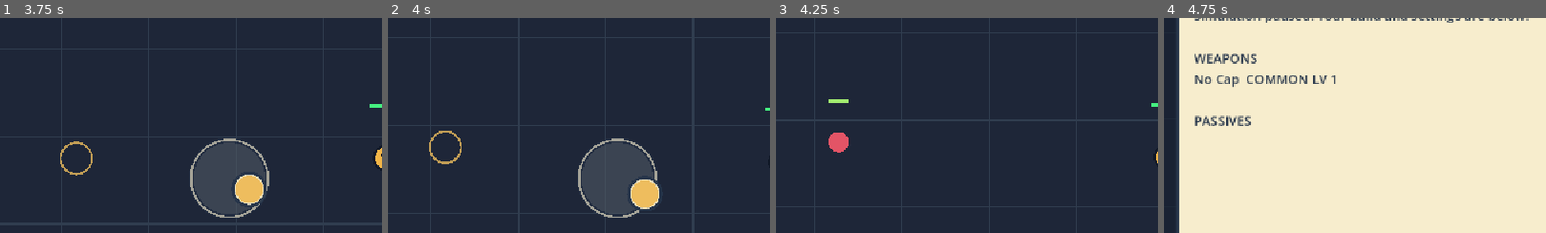
Above: before the commit, frames 1-4 (left to right).
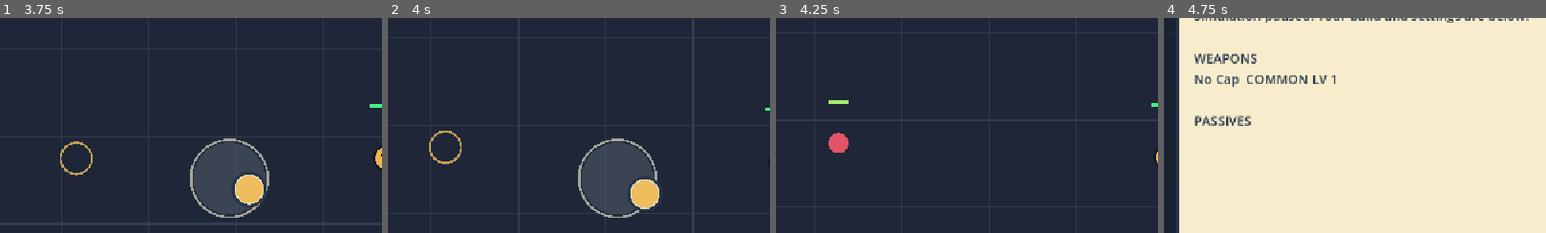
Above: after the commit, the same moments.

Repository: pedro-ai-coder/aura-farmer-godot
Game: Godot game, scene res://scenes/main.tscn
Two runs of this game, one before a commit and one after it. Both use one fixed random seed, a clock stepped at 60 frames per second and the inputs below.
Inputs (mouse positions are % of the whole screen's width and height, from its top left):
- Up to frame 1 (3.75 s): click "PLAY RUIN ALLEY" at 0.5 s; click "PAUSE [P]" at 1.25 s; click "RESUME [P]" at 2 s; move the mouse to (72, 45) at 2.77 s; hold Right (ui_right) 2.78-3.5 s; tap M at 2.85 s; click (72, 45) at 2.92 s; drag from (30, 55) to (45, 70) at 3.52 s
- Up to frame 2 (4 s): no input
- Up to frame 3 (4.25 s): no input
- Up to frame 4 (4.75 s): move the mouse to (60, 28) at 4.27 s; hold Right (ui_right) from 4.28 s (still down); tap P at 4.35 s
The pictures show only the part of the screen within x 0-50%, y 18-68%; the shares and areas given below are measured in that part.

Frames 1-2 are identical in both runs. In frame 3, less than 0.1% of the frame differs, in the area x 13-19%, y 37-63%; in frame 4, nothing differs.

Commit message:
Fix reproduced cover navigation and distant pickup scans

Diff:
--- /dev/null
+++ b/scripts/enemy_navigation.gd
@@ -0,0 +1,62 @@
+extends RefCounted
+
+## Deterministic steering around the two approved static covers.
+## Movement still uses the original foot-level collision solver. No RNG/timers.
+const World = preload("res://scripts/solo_world_rules.gd")
+const ARC_STEP := PI/8.0
+
+static func _blocked_cover(position: Vector2, target: Vector2, radius: float) -> int:
+    var chosen := -1
+    var nearest := INF
+    for index in range(World.COVERS.size()):
+        var cover: Dictionary = World.COVERS[index]
+        var center: Vector2 = cover["pos"]
+        var clearance := float(cover["radius"])+radius+0.5
+        var closest := Geometry2D.get_closest_point_to_segment(center,position,target)
+        if center.distance_squared_to(closest) >= clearance*clearance: continue
+        var distance := position.distance_squared_to(closest)
+        if distance < nearest:
+            chosen = index
+            nearest = distance
+    return chosen
+
+static func move(position: Vector2, target: Vector2, distance: float, radius: float, state: Dictionary) -> Vector2:
+    if distance <= 0.0: return position
+    var heading := target-position
+    if heading.length_squared() < 0.000001: return position
+    var blocked := _blocked_cover(position,target,radius)
+    var waypoint := target
+    if blocked >= 0:
+        var center: Vector2 = World.COVERS[blocked]["pos"]
+        # Margin and a short arc keep the chord outside the expanded collider,
+        # including the initial approach from just outside its actual boundary.
+        var ring := (float(World.COVERS[blocked]["radius"])+radius+1.0)/cos(ARC_STEP)+0.5
+        var angle := (position-center).angle()
+        if int(state.get("navigation_cover",-1)) != blocked:
+            var clockwise := center+Vector2.from_angle(angle+ARC_STEP)*ring
+            var counter := center+Vector2.from_angle(angle-ARC_STEP)*ring
+            state["navigation_side"] = 1.0 if clockwise.distance_squared_to(target) <= counter.distance_squared_to(target) else -1.0
+            state["navigation_cover"] = blocked
+            state.erase("navigation_waypoint")
+        if not state.has("navigation_waypoint") or position.distance_to(state["navigation_waypoint"]) < 0.05:
+            state["navigation_waypoint"] = center+Vector2.from_angle(angle+ARC_STEP*float(state["navigation_side"]))*ring
+        waypoint = state["navigation_waypoint"]
+    else:
+        state.erase("navigation_cover")
+        state.erase("navigation_waypoint")
+    var desired := waypoint-position
+    var step := desired.normalized()*minf(distance,desired.length())
+    var result := World.move(position,step,radius)
+    if result.distance_to(position) >= distance*0.2: return result
+    # At floor edges try both sides. Commit the better side for ties rather
+    # than repeating a known blocked perpendicular step forever.
+    var side: float = state.get("navigation_edge_side",1.0)
+    var perpendicular := Vector2(-heading.y,heading.x).normalized()*distance
+    var first := World.move(position,perpendicular*side,radius)
+    var second := World.move(position,-perpendicular*side,radius)
+    var first_travel := first.distance_to(position)
+    var second_travel := second.distance_to(position)
+    if second_travel > first_travel+0.01:
+        state["navigation_edge_side"] = -side
+        return second
+    return first if first_travel > result.distance_to(position) else result
--- a/scripts/solo_run.gd
+++ b/scripts/solo_run.gd
@@ -1,5 +1,6 @@
 extends Node2D
 
+const EnemyNavigationScript = preload("res://scripts/enemy_navigation.gd")
 const HeroAnimationScript = preload("res://scripts/hero_animation.gd")
 const WebPlatformScript = preload("res://scripts/web_platform.gd")
 const ArcadePresentationScript = preload("res://scripts/arcade_presentation.gd")
@@ -975,11 +976,14 @@
         if run_time >= float(enemy.get("recover_from", INF)) and run_time < float(enemy.get("recover_until", 0.0)):
             speed = 0.0
         if distance > float(enemy["radius"]) + 19.0:
-            var step: Vector2 = direction * speed * dt
-            var destination: Vector2 = SoloWorldRulesScript.move(pos, step, float(enemy["radius"]))
-            if speed > 0.0 and destination.distance_to(pos) < speed * dt * 0.2:
-                var sidestep := Vector2(-direction.y, direction.x) * speed * dt
-                destination = SoloWorldRulesScript.move(pos, sidestep, float(enemy["radius"]))
+            var destination: Vector2
+            if enemy["phase"] == "charging":
+                # Committed charges retain their locked direction; steering
+                # must never turn a telegraphed charge around an obstacle.
+                destination = SoloWorldRulesScript.move(pos,direction*speed*dt,float(enemy["radius"]))
+            else:
+                var goal := player_pos if direction.dot(to_player) >= 0.0 else pos+direction*120.0
+                destination = EnemyNavigationScript.move(pos,goal,speed*dt,float(enemy["radius"]),enemy)
             enemy["pos"] = destination
             var travelled := destination.distance_to(pos)
             enemy["anim_moving"] = travelled > 0.001
@@ -1426,7 +1430,8 @@
 func _collect_drops() -> void:
     for drop: Dictionary in pickups.duplicate():
         # A previous magnet can consume crystals still present in this snapshot.
-        if not pickups.has(drop) or player_pos.distance_to(drop["pos"]) >= RecoveryRulesScript.pickup_radius(drop["kind"]): continue
+        if player_pos.distance_to(drop["pos"]) >= RecoveryRulesScript.pickup_radius(drop["kind"]): continue
+        if not pickups.has(drop): continue
         pickups.erase(drop)
         if drop["kind"] == "snack":
             recovery_counts["snacks_collected"] = int(recovery_counts.get("snacks_collected",0)) + 1
--- /dev/null
+++ b/tests/review_navigation_sweep.gd
@@ -0,0 +1,32 @@
+extends SceneTree
+const Navigation = preload("res://scripts/enemy_navigation.gd")
+const World = preload("res://scripts/solo_world_rules.gd")
+func _initialize() -> void: call_deferred("_scan")
+func _scan() -> void:
+    var failures: Array[Dictionary] = []
+    var tested := 0
+    for radius in [12.0,15.0,21.0,38.0]:
+        for center: Vector2 in [Vector2(600,550),Vector2(940,680)]:
+            for side in range(16):
+                var start: Vector2 = center+Vector2.from_angle(side*TAU/16)*(30+radius+1)
+                for target_side in range(16):
+                    var target := center+Vector2.from_angle(target_side*TAU/16)*180
+                    if not World.walkable(start,radius) or not World.walkable(target,16): continue
+                    tested += 1
+                    var position: Vector2 = start
+                    var state: Dictionary = {}
+                    var last: Vector2 = start
+                    var window_travel := 0.0
+                    for step in range(720):
+                        if position.distance_to(target) <= radius+19: break
+                        var destination := Navigation.move(position,target,1.25,radius,state)
+                        window_travel += destination.distance_to(position)
+                        position = destination
+                        if step%120 == 119:
+                            if position.distance_to(last) < 2 and position.distance_to(target)>radius+19:
+                                if failures.size()<8: failures.append({"radius":radius,"start":[start.x,start.y],"target":[target.x,target.y],"stuck":[position.x,position.y],"active_seconds":(step+1)/60.0,"travel_in_2s":window_travel})
+                                break
+                            last = position
+                            window_travel = 0.0
+    print("NAVIGATION SWEEP ",JSON.stringify({"tested":tested,"reproductions":failures}))
+    quit(0 if failures.is_empty() else 1)
--- /dev/null
+++ b/tests/review_simulation_profile.gd
@@ -0,0 +1,109 @@
+extends SceneTree
+
+## Controlled full-simulation CPU workload; never a balance or rendered-FPS claim.
+class ProfileRun extends "res://scripts/solo_run.gd":
+    var timings: Dictionary = {}
+    func _load_profile() -> void: profile = ProfileStoreScript.defaults()
+    func _save_profile() -> void: pass
+    func _deal_damage_to_player(_amount: float, _source: Dictionary = {}, _contact: bool = false, _hazard: bool = false) -> void: pass
+    func _gain_xp(_amount: float) -> void: pass
+    func _advance(dt: float) -> void:
+        var start := Time.get_ticks_usec()
+        super._advance(dt)
+        timings["simulation_us"] = int(timings.get("simulation_us",0))+Time.get_ticks_usec()-start
+    func _step_enemies(dt: float) -> void:
+        var start := Time.get_ticks_usec()
+        super._step_enemies(dt)
+        timings["enemy_ai_us"] = Time.get_ticks_usec()-start
+    func _step_player_shots(dt: float) -> void:
+        var start := Time.get_ticks_usec()
+        super._step_player_shots(dt)
+        timings["projectiles_us"] = Time.get_ticks_usec()-start
+    func _step_weapon_areas() -> void:
+        var start := Time.get_ticks_usec()
+        super._step_weapon_areas()
+        timings["weapon_areas_us"] = int(timings.get("weapon_areas_us",0))+Time.get_ticks_usec()-start
+    func _collect_drops() -> void:
+        var start := Time.get_ticks_usec()
+        super._collect_drops()
+        timings["pickups_us"] = Time.get_ticks_usec()-start
+    func _draw() -> void:
+        var start := Time.get_ticks_usec()
+        super._draw()
+        timings["draw_submission_us"] = Time.get_ticks_usec()-start
+
+func _initialize() -> void: call_deferred("_measure")
+func summary(values: Array) -> Dictionary:
+    var ordered := values.duplicate()
+    ordered.sort()
+    var total := 0.0
+    for value in ordered: total += float(value)
+    return {"mean_us":total/ordered.size(),"p50_us":ordered[int(ordered.size()*0.5)],"p95_us":ordered[int(ordered.size()*0.95)],"p99_us":ordered[int(ordered.size()*0.99)]}
+func _measure() -> void:
+    root.size = Vector2i(1280,720)
+    var rendered := DisplayServer.get_name() != "headless"
+    var game := ProfileRun.new()
+    root.add_child(game)
+    game.set_process(false)
+    var results: Array = []
+    for fixture in [[30,15],[100,50],[300,150]]:
+        game.start_run(0)
+        game.spawn_timer = INF
+        game.event_index = 4
+        for i in range(fixture[0]):
+            var angle := i*2.399963
+            game._spawn_enemy(["npc","hater","reply-goblin","beta"][i%4],{"pos":Vector2(750,610)+Vector2(cos(angle)*330,sin(angle)*190)*(0.3+0.7*sqrt(float(i)/fixture[0]))})
+            game.enemies.back()["hp"] = 1e9
+            game.enemies.back()["max"] = 1e9
+        for i in range(200): game.pickups.append({"kind":"aura","xp":5.0,"pos":Vector2(900+i%20*3,750+i/20*3)})
+        var samples: Dictionary = {}
+        var long_frames := 0
+        var rendered_long_frames := 0
+        var cold_draw_max := 0
+        var cold_frame_max := 0
+        var counts: Dictionary = {"enemies":[],"projectiles":[],"effects":[],"pickups":[],"player_projectiles":[],"hostile_projectiles":[]}
+        var previous := Time.get_ticks_usec()
+        for frame in range(240):
+            while game.player_shots.size() < int(fixture[1]): game._queue_player_shot("ratio-blaster",Vector2.from_angle(game.player_shots.size()*2.4+game.run_time),0.01,500,1)
+            game.touch_direction = Vector2.from_angle(game.run_time*0.3)
+            game.timings.clear()
+            var start := Time.get_ticks_usec()
+            game._process(1.0/60.0)
+            game.timings["process_cpu_us"] = Time.get_ticks_usec()-start
+            var refill_start := Time.get_ticks_usec()
+            while game.player_shots.size() < int(fixture[1]): game._queue_player_shot("ratio-blaster",Vector2.from_angle(game.player_shots.size()*2.4+game.run_time),0.01,500,1)
+            game.timings["fixture_refill_us"] = Time.get_ticks_usec()-refill_start
+            if rendered:
+                await process_frame
+                await RenderingServer.frame_post_draw
+                var now := Time.get_ticks_usec()
+                game.timings["frame_interval_us"] = now-previous
+                previous = now
+            if frame < 40:
+                cold_draw_max = maxi(cold_draw_max,int(game.timings.get("draw_submission_us",0)))
+                cold_frame_max = maxi(cold_frame_max,int(game.timings.get("frame_interval_us",0)))
+            if frame >= 40:
+                counts["enemies"].append(game.enemies.size())
+                counts["player_projectiles"].append(game.player_shots.size())
+                counts["hostile_projectiles"].append(game.hostile_shots.size())
+                counts["projectiles"].append(game.player_shots.size()+game.hostile_shots.size())
+                counts["effects"].append(game.attack_visuals.size()+game.weapon_areas.size()+game.hazard_zones.size())
+                counts["pickups"].append(game.pickups.size())
+                for key in game.timings:
+                    if not samples.has(key): samples[key] = []
+                    samples[key].append(game.timings[key])
+                if int(game.timings["simulation_us"])>33333: long_frames += 1
+                if int(game.timings.get("frame_interval_us",0))>33333: rendered_long_frames += 1
+        var metrics: Dictionary = {}
+        for key in samples: metrics[key] = summary(samples[key])
+        var count_ranges: Dictionary = {}
+        for key in counts: count_ranges[key] = {"min":counts[key].min(),"max":counts[key].max()}
+        results.append({"count_ranges":count_ranges,"cold_draw_max_us":cold_draw_max,"cold_frame_max_us":cold_frame_max,"rendered_over_33ms":rendered_long_frames,"nominal_enemies":fixture[0],"nominal_projectiles":fixture[1],"final_enemies":game.enemies.size(),"final_projectiles":game.player_shots.size(),"final_effects":game.attack_visuals.size()+game.weapon_areas.size()+game.hazard_zones.size(),"final_pickups":game.pickups.size(),"simulation_over_33ms":long_frames,"samples":200,"metrics":metrics})
+    var report := {"engine":Engine.get_version_info()["string"],"cpu":OS.get_processor_name() if FileAccess.file_exists("/proc/cpuinfo") else "unavailable in sandbox","display":DisplayServer.get_name(),"viewport":[1280,720],"rendered":rendered,"scope":"controlled full-simulation workload; damage/XP isolated; no physical device or balance acceptance","results":results}
+    print("SIMULATION PROFILE ",JSON.stringify(report))
+    var args := OS.get_cmdline_user_args()
+    if args.size()>0:
+        var file := FileAccess.open(args[0],FileAccess.WRITE)
+        file.store_string(JSON.stringify(report,"  "))
+    game.queue_free()
+    quit()
--- /dev/null
+++ b/tests/test_enemy_navigation.gd
@@ -0,0 +1,76 @@
+extends SceneTree
+
+class ReviewRun extends "res://scripts/solo_run.gd":
+    func _load_profile() -> void: profile = ProfileStoreScript.defaults()
+    func _save_profile() -> void: pass
+
+var failures: Array[String] = []
+func _initialize() -> void: call_deferred("_verify")
+func _verify() -> void:
+    var game := ReviewRun.new()
+    root.add_child(game)
+    game.set_process(false)
+    var cases := [
+        ["reply-goblin",Vector2(643,550),Vector2(433.70169,618.88306)],
+        ["npc",Vector2(646,550),Vector2(433.70169,618.88306)],
+        ["beta",Vector2(992,680),Vector2(773.70169,748.88306)],
+        ["npc",Vector2(554,550),Vector2(766.2983,618.88306)],
+        ["beta",Vector2(888,680),Vector2(1106.2983,611.11694)],
+        ["npc",Vector2(831,950),Vector2(280,740)],
+        ["beta",Vector2(830,935),Vector2(300,735)]
+    ]
+    for fixture: Array in cases:
+        game.start_run(0)
+        game.player_pos = fixture[2]
+        game._spawn_enemy(fixture[0],{"pos":fixture[1]})
+        var enemy: Dictionary = game.enemies.back()
+        var start: Vector2 = enemy["pos"]
+        var seeded_state: int = game.rng.state
+        var old: Vector2 = start
+        var maximum_blocked := 0.0
+        var blocked := 0.0
+        for frame in range(1800):
+            game.run_time += 1.0/60.0
+            game._step_enemies(1.0/60.0)
+            var position: Vector2 = enemy["pos"]
+            if position.distance_to(old) > float(enemy["speed"])/60.0+0.002:
+                failures.append("Navigation exceeded approved movement speed")
+            if not game.SoloWorldRulesScript.walkable(position,float(enemy["radius"])):
+                failures.append("Navigation crossed collision geometry: "+str(fixture))
+                break
+            if position.distance_to(game.player_pos) <= float(enemy["radius"])+20: break
+            blocked = blocked+1.0/60.0 if position.distance_to(old)<0.01 else 0.0
+            maximum_blocked = maxf(maximum_blocked,blocked)
+            old = position
+        if game.rng.state != seeded_state: failures.append("Pursuit consumed gameplay RNG")
+        var reached: bool = Vector2(enemy["pos"]).distance_to(game.player_pos) <= float(enemy["radius"])+20
+        print("PURSUIT ",JSON.stringify({"kind":fixture[0],"start":[start.x,start.y],"target":[game.player_pos.x,game.player_pos.y],"end":[enemy["pos"].x,enemy["pos"].y],"reached":reached,"max_blocked_seconds":maximum_blocked}))
+        if not reached: failures.append("Pursuit remains blocked: "+str(fixture))
+        if maximum_blocked>2: failures.append("Pursuit blocked for more than two active seconds")
+    for reason in ["terminal","ranged_band","stagger","recovery","boss_telegraph","charge"]:
+        game.start_run(0)
+        game.player_pos = Vector2(1000,550)
+        var kind := "terminal" if reason == "terminal" else "hater" if reason == "ranged_band" else "boss" if reason in ["stagger","boss_telegraph"] else "ratio-ram" if reason == "charge" else "npc"
+        game._spawn_enemy(kind,{"pos":Vector2(740,550) if reason == "ranged_band" else Vector2(650,550)})
+        var enemy: Dictionary = game.enemies.back()
+        if reason == "stagger": enemy["stagger_until"] = 3.0
+        if reason == "recovery":
+            enemy["recover_from"] = 0.0
+            enemy["recover_until"] = 2.0
+        if reason == "boss_telegraph": game._schedule_hazard(game.player_pos,100,1.0,0.2,10,"circle",Vector2.RIGHT,enemy)
+        if reason == "charge":
+            enemy["phase"] = "charging"
+            enemy["locked_direction"] = Vector2.LEFT
+            enemy["charge_until"] = 10.0
+        var before: Vector2 = enemy["pos"]
+        game._step_enemies(1.0/60.0)
+        if reason == "charge":
+            if enemy["pos"].y != before.y: failures.append("Committed charge was steered around cover")
+        elif enemy["pos"] != before: failures.append("Intentional stationary phase moved: "+reason)
+    game.queue_free()
+    if failures.is_empty():
+        print("PASS: Actual enemy pursuit around both covers and concave floor corners preserves geometry")
+        quit()
+    else:
+        for failure in failures: push_error(failure)
+        quit(1)
Not shown, changed: docs/MIGRATION_PROGRESS.md
Not shown, added: docs/QA_BACKLOG.md
Not shown, changed: scripts/validate.sh
